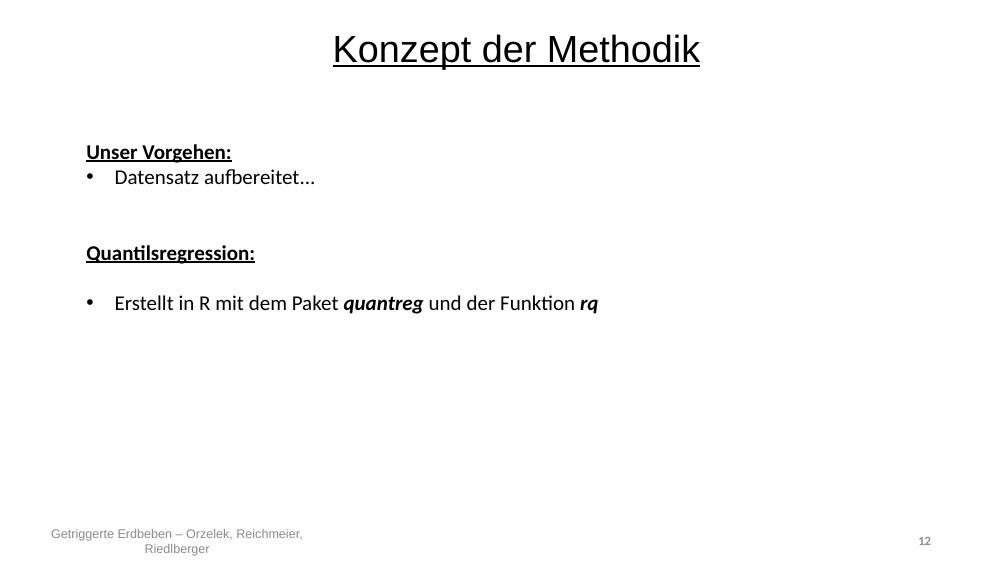
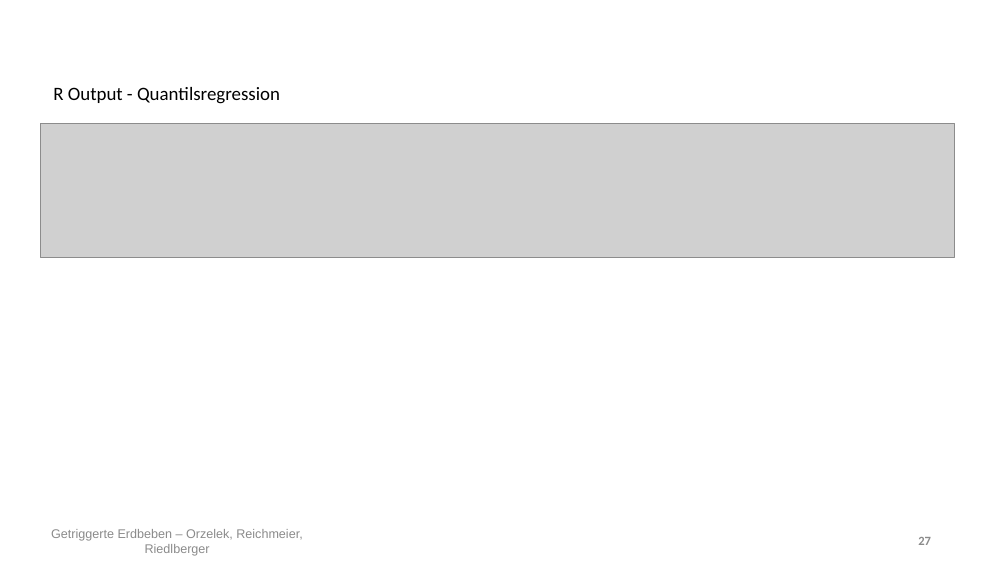
Before and after one commit to Kati77/Praktikum-Erdbeben, a slide deck: slide 27 of PP.pptx (slide 12 before the commit). Drawn at 1008x567 pixels with LibreOffice and Linux fonts; fonts in the diff are those of the drawing; grey boxes stand for pictures. Boxes give left, top, right and bottom in pixels: in the first picture for what was removed or moved away, otherwise in the second. Text is boxed around its words. In the diff, an @@ line names an element or a change of style, - is before the commit and + after.

```diff
--- a/PP.pptx
+++ b/PP.pptx
@@ text removed at (333,34,700,69) @@
-Konzept der Methodik
@@ text at (53,87,280,104): text changed; size 20 to 18 pt @@
-Unser Vorgehen:
-• Datensatz aufbereitet...
-Quantilsregression:
-• Erstellt in R mit dem Paket quantreg und der Funktion rq
+R Output - Quantilsregression
@@ picture added at (40,123,955,257) @@
@@ page number at (918,537,931,545): text changed @@
-12
+27
```
Also in this commit, not shown: 12 other slides changed, 12 slides added, 3 slides removed.
